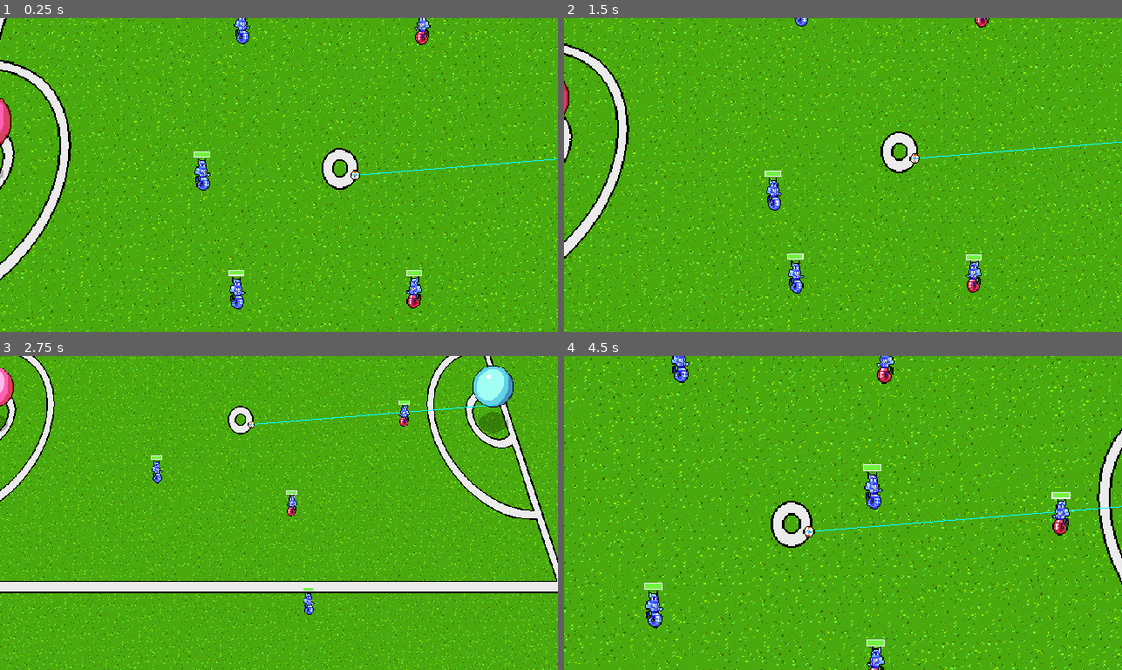
Above: before the commit, frames 1-4 (two rows, left to right).
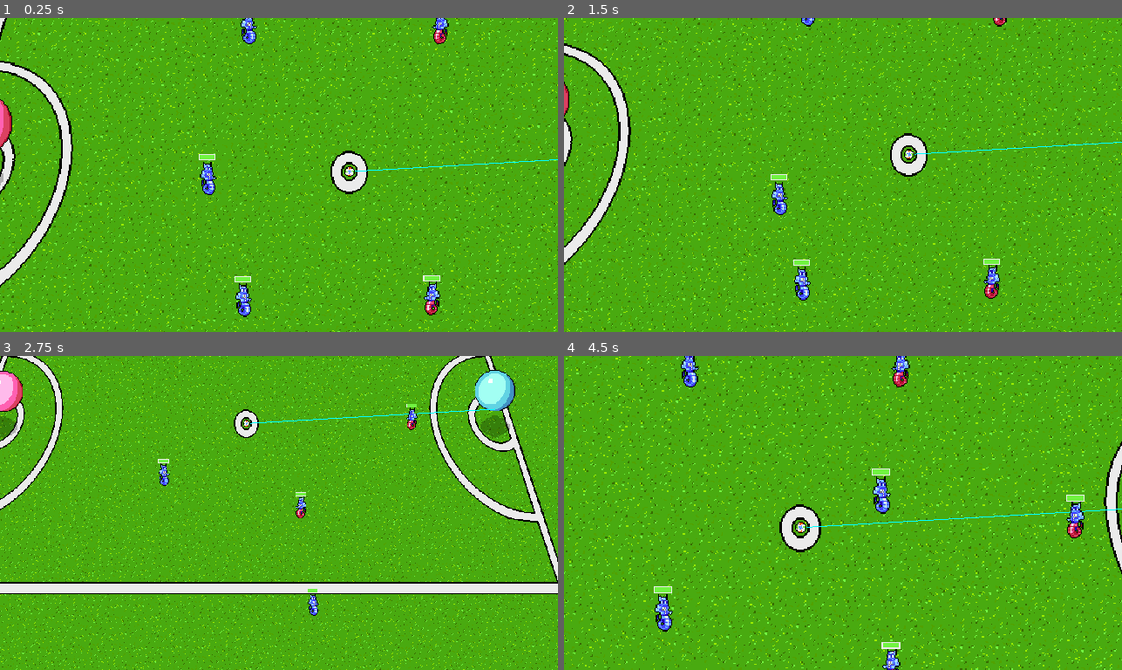
Above: after the commit, the same moments.

Repository: gamkedo-la/Elementaball
Game: Godot game, scene res://Node2D.tscn
The game is run twice, just before and just after one commit, with the same random seed, the same clock (stepped at 60 frames per second) and the same inputs.
Inputs:
- Up to frame 1 (0.25 s): no input
- Up to frame 2 (1.5 s): hold Right (ui_right) 0.53-1.28 s; hold Down (ui_down) from 1.28 s (still down)
- Up to frame 3 (2.75 s): release Down (ui_down) at 2.03 s; hold Right (ui_right) from 2.03 s (still down)
- Up to frame 4 (4.5 s): release Right (ui_right) at 2.78 s; hold Up (ui_up) 2.78-3.53 s; hold Left (ui_left) from 3.53 s (still down)

The runs differ from the first frame. In frame 1, 15% of the frame differs, in the area x 0-100%, y 0-100%; in frame 2, 15%; in frame 3, 18%; in frame 4, 17%.

Commit message:
Fixed tackle animation bug

Diff:
--- a/Players/AIPlayer.gd
+++ b/Players/AIPlayer.gd
@@ -91,12 +91,12 @@
 		update()
 		#TODO: Add offensive AI - running toward goal, passing, kicking
 
-	if velocity.length() == 0:
+	if tacklingInProgress and tacklerIsSelf:
+		aniMachine.travel(tackleAnim)
+	elif velocity.length() == 0:
 		aniMachine.travel(idleAnim)
-		print("Idle")
-	if velocity.length() > 0:
+	elif velocity.length() > 0:
 		aniMachine.travel(runningAnim)
-		print("Running")
 
 func defend_zone():
 	if(inDefenseZone == false):
@@ -131,15 +131,14 @@
 
 func _move_to_target(targetType):
 	var distance2Target = destination.distance_to(Vector2.ZERO);
-	if(tacklingInProgress and tacklerIsSelf == false):
-		yield(SceneController, "tackling")
-	elif(destination != to_local(ball.global_position) and distance2Target > 10):
+	var ballPosition = to_local(ball.global_position)
+	if(destination != ballPosition and distance2Target > 10):
 		move_and_slide(velocity);
-	elif(destination == to_local(ball.global_position) and distance2Target > 50):
+	elif(destination == ballPosition  and distance2Target > 50):
 		move_and_slide(velocity);
 	elif (targetType == "intercept" and destination != to_local(ball.global_position)):
-		destination = to_local(ball.global_position)
-	elif (destination == to_local(ball.global_position) and ball.kicking == false and stealCooldown == false):
+		destination = ballPosition
+	elif (destination == ballPosition and ball.kicking == false and stealCooldown == false):
 		_try_steal();
 	elif distance2Target > 5:
 		move_and_slide(velocity)
--- a/Players/AnimationPlayer.tscn
+++ b/Players/AnimationPlayer.tscn
@@ -14,6 +14,18 @@
 "transitions": PoolRealArray( 1 ),
 "update": 1,
 "values": [ "Blue Enemy Idle" ]
+}
+tracks/1/type = "value"
+tracks/1/path = NodePath("Position2D:position")
+tracks/1/interp = 1
+tracks/1/loop_wrap = true
+tracks/1/imported = false
+tracks/1/enabled = true
+tracks/1/keys = {
+"times": PoolRealArray( 0, 0.6 ),
+"transitions": PoolRealArray( 1, 1 ),
+"update": 0,
+"values": [ Vector2( -8.71283, -0.550415 ), Vector2( -8.71283, -0.550415 ) ]
 }
 
 [sub_resource type="Animation" id=1]
@@ -272,6 +284,18 @@
 "update": 1,
 "values": [ "Blue Enemy Tackle" ]
 }
+tracks/13/type = "value"
+tracks/13/path = NodePath("AnimatedSprite:position")
+tracks/13/interp = 1
+tracks/13/loop_wrap = true
+tracks/13/imported = false
+tracks/13/enabled = true
+tracks/13/keys = {
+"times": PoolRealArray( 0 ),
+"transitions": PoolRealArray( 1 ),
+"update": 0,
+"values": [ Vector2( 1.05083, -1.02803 ) ]
+}
 
 [node name="AnimationPlayer" type="AnimationPlayer"]
 playback_speed = 0.75
--- a/Players/AnimationTree.tscn
+++ b/Players/AnimationTree.tscn
@@ -15,11 +15,11 @@
 
 [sub_resource type="AnimationNodeStateMachineTransition" id=6]
 
-[sub_resource type="AnimationNodeStateMachineTransition" id=7]
-
 [sub_resource type="AnimationNodeStateMachineTransition" id=8]
 
 [sub_resource type="AnimationNodeStateMachineTransition" id=9]
+
+[sub_resource type="AnimationNodeStateMachineTransition" id=12]
 
 [sub_resource type="AnimationNodeStateMachine" id=10]
 "states/Blue Enemy Idle/node" = SubResource( 1 )
@@ -27,8 +27,8 @@
 "states/Blue Enemy Run/node" = SubResource( 2 )
 "states/Blue Enemy Run/position" = Vector2( 675, 100 )
 "states/Blue Enemy Tackle/node" = SubResource( 3 )
-"states/Blue Enemy Tackle/position" = Vector2( 338, 134 )
-transitions = [ "Blue Enemy Idle", "Blue Enemy Run", SubReso …(97 unchanged characters)… emy Run", SubResource( 6 ), "Blue Enemy Tackle", "Blue Enemy Idle", SubResource( 7 ), "Blue Enemy Idle", "Blue Enemy Tackle", SubResource( 8 ), "Blue Enemy Run", "Blue Enemy Idle", SubResource( 9 ) ]
+"states/Blue Enemy Tackle/position" = Vector2( 340, 134 )
+transitions = [ "Blue Enemy Idle", "Blue Enemy Run", SubReso …(97 unchanged characters)… emy Run", SubResource( 6 ), "Blue Enemy Idle", "Blue Enemy Tackle", SubResource( 8 ), "Blue Enemy Run", "Blue Enemy Idle", SubResource( 9 ), "Blue Enemy Tackle", "Blue Enemy Idle", SubResource( 12 ) ]
 start_node = "Blue Enemy Idle"
 
 [sub_resource type="AnimationNodeStateMachinePlayback" id=11]
--- a/Players/Enemy.tscn
+++ b/Players/Enemy.tscn
@@ -45,26 +45,26 @@
 speed = 150
 
 [node name="AnimatedSprite" type="AnimatedSprite" parent="."]
-position = Vector2( -5.19917, -0.27803 )
+position = Vector2( 1.05083, -1.02803 )
 frames = SubResource( 3 )
 animation = "Blue Enemy Idle"
 
 [node name="EnemyCollider" type="CollisionShape2D" parent="."]
-position = Vector2( -9.20431, 0.528442 )
-rotation = 0.0283279
+position = Vector2( -0.161148, 0.0360641 )
+rotation = 0.0211139
 shape = SubResource( 1 )
 
 [node name="Position2D" type="Position2D" parent="."]
-position = Vector2( -17.0613, 1.41577 )
+position = Vector2( -8.71283, -0.550415 )
 
 [node name="InterceptArea" parent="." instance=ExtResource( 3 )]
 position = Vector2( -0.161133, 0.0360718 )
 
 [node name="Health Bar" parent="." instance=ExtResource( 4 )]
-margin_left = -78.8579
-margin_top = -45.853
-margin_right = -78.8579
-margin_bottom = -45.853
+margin_left = -73.4833
+margin_top = -46.8988
+margin_right = -73.4833
+margin_bottom = -46.8988
 
 [node name="Health Bar" parent="Health Bar" index="0"]
 margin_left = 65.5849
